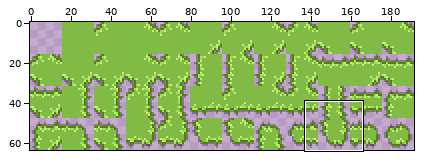
Edited in one commit: pixel-art file (Pixelart/spGrass.aseprite). The first picture is a wide view before the edit; the outline marks the close-up.
Close-up. Before:
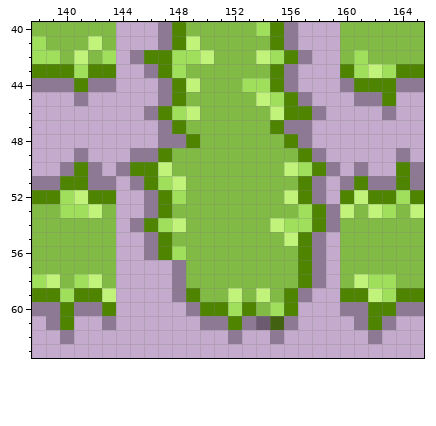
192x64 pixels, 1 frame. Shown: x 138..165, y 40..63.
Once edited:
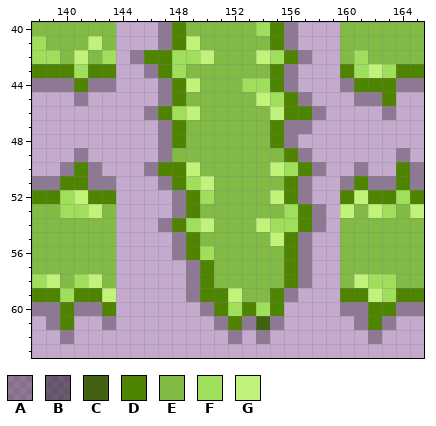
Palette (. is transparent): A #2e22305b  B #2e223096  C #436211  D #4e8400  E #81ba44  F #9fdf5b  G #c1f27a
From old to new:
y 48: x 148..149 AD -> DE; x 155..157 EDA -> DA.
y 49: x 145..147 AAD -> ..A; x 156..158 EDA -> DA.
y 50: x 144..149 ADDGEE -> ..ADDG; x 155..159 EGFDA -> GFDA.
y 51: x 145..150 ADFGEE -> ..ADFG; x 156..158 EDA -> DA.
y 52: x 146..150 ADFEE -> ..ADF; x 155..158 EGDA -> GDA.
y 53: x 146..149 ADEE -> ..AD; x 156..159 EFDA -> FDA.
y 54: x 145..150 ADFGEE -> ..ADFG; x 154..155 EG -> GF; x 157..159 FDA -> DA.
y 55: x 146..149 ADEE -> ..AD; x 155..158 EGDA -> GDA.
y 56: x 146..150 ADFEE -> ..ADF; x 156..158 EDA -> DA.
y 57..58: x 148..150 AEE -> .AD; x 156..158 EDA -> DA.
y 59: x 148..151 ADEE -> .ADD; x 154..157 GEDA -> EDA.
y 60: x 149..150 AD -> .A; x 154..156 EFD -> FD.
y 61: x 150 A -> .; x 154..156 BCA -> CA.
y 62: x 154..155 .A -> A.
Pixel boxes of the changes (left, top, right, bottom) in both close-ups:
changed: (116, 134, 340, 344)
